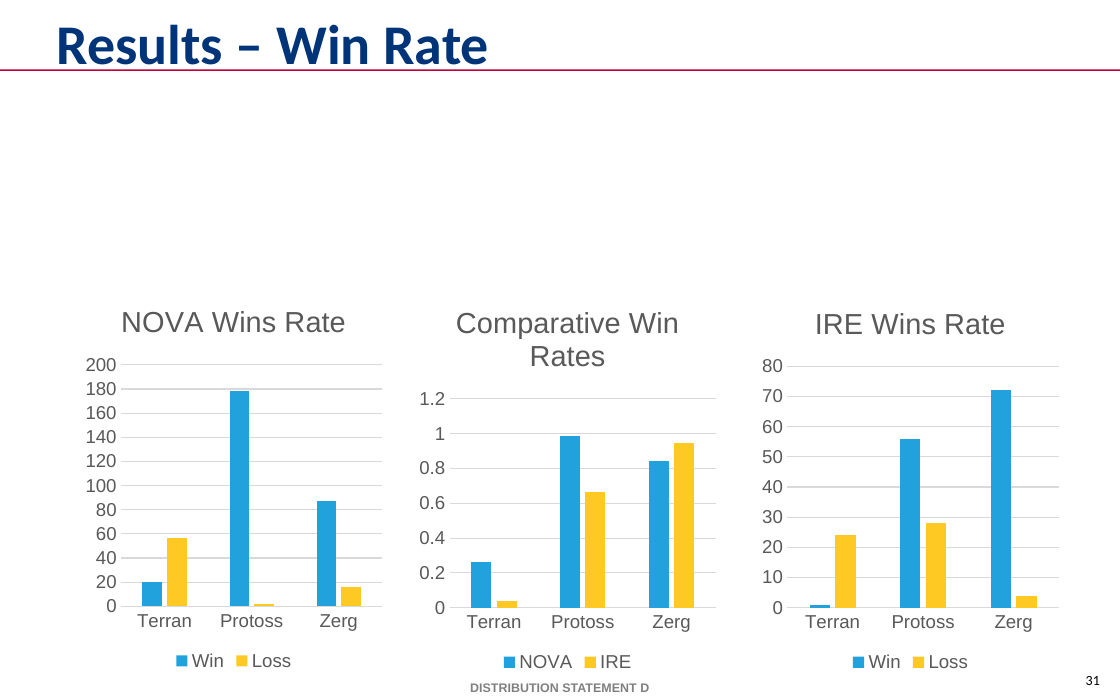
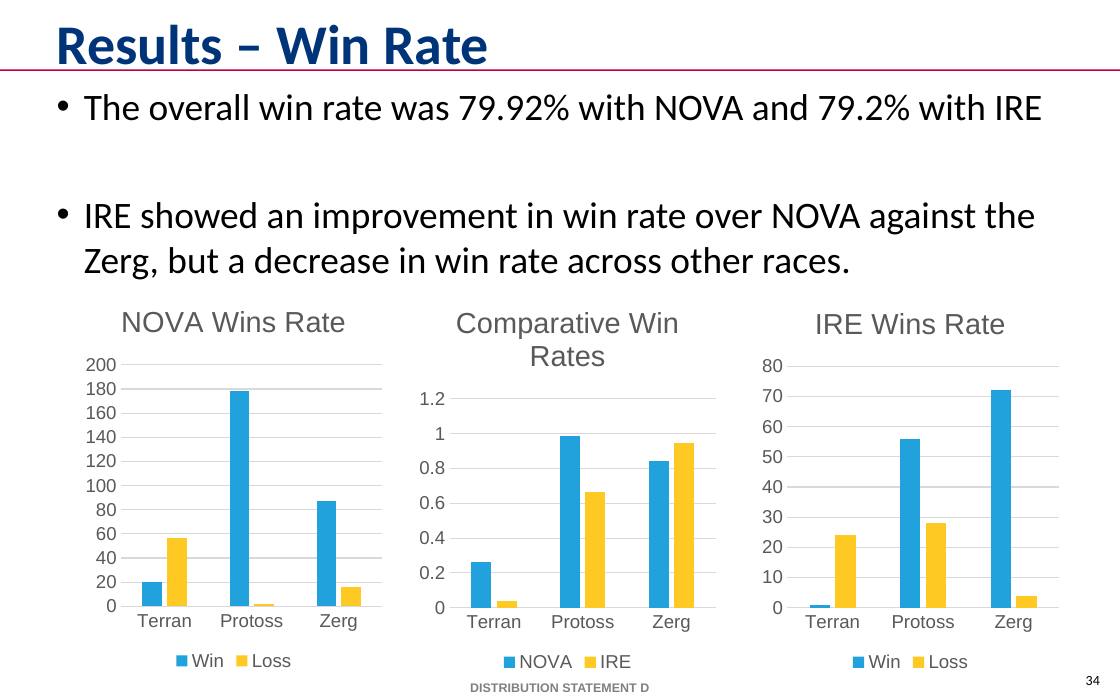
Before and after one commit to mikewkozak/IRE, a slide deck: slide 34 of Documentation/mkozak - Intent Recognition Engine.pptx (slide 31 before the commit). Drawn at 1120x700 pixels with LibreOffice and Linux fonts; fonts in the diff are those of the drawing; background and template pictures are left out. Boxes give left, top, right and bottom in pixels: in the first picture for what was removed or moved away, otherwise in the second. Text is boxed around its words. In the diff, an @@ line names an element or a change of style, - is before the commit and + after.

```diff
--- a/Documentation/mkozak - Intent Recognition Engine.pptx
+++ b/Documentation/mkozak - Intent Recognition Engine.pptx
@@ text added at (x1=84, y1=94, x2=1042, y2=280), 24 pt, text #000000 @@
+• The overall win rate was 79.92% with NOVA and 79.2% with IRE
+• IRE showed an improvement in win rate over NOVA against the Zerg, but a decrease in win rate across other races.
@@ page number at (x1=1086, y1=676, x2=1100, y2=685): text changed @@
-31
+34
```
Also in this commit, not shown: 16 other slides changed, 8 slides added, 4 slides removed, 5 other files.
